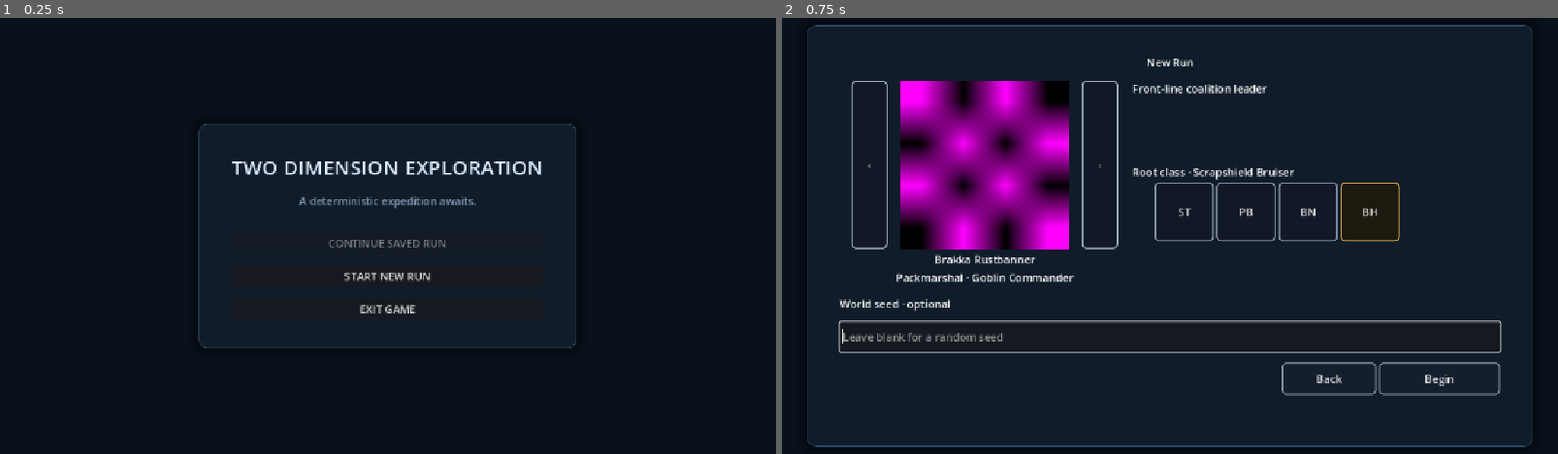
Above: before the commit, frames 1-2 (left to right).
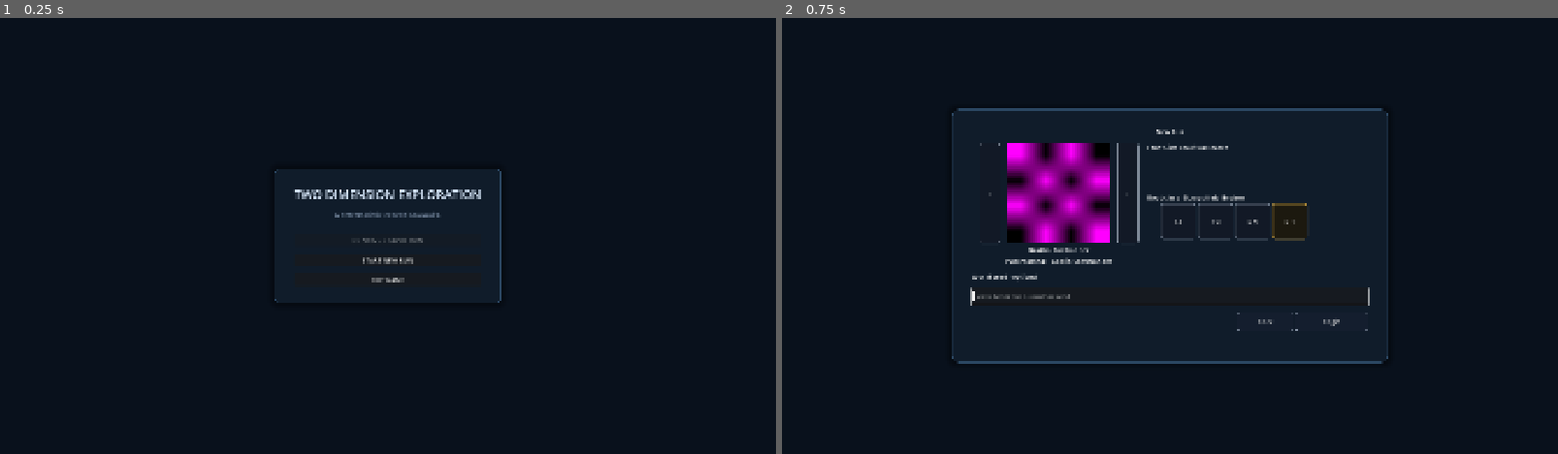
Above: after the commit, the same moments.

Repository: Poostaq/two-dimensional-experiment
Game: Godot game, scene res://Scenes/world_run_start.tscn
The game is run twice, just before and just after one commit, with the same random seed, the same clock (stepped at 60 frames per second) and the same inputs. The engine's default icon, where the game draws it, is replaced by a stand-in: a white triangle on a blue panel in a dark square.
Inputs:
- Up to frame 1 (0.25 s): no input
- Up to frame 2 (0.75 s): click "START NEW RUN" at 0.5 s

The runs differ from the first frame. In frame 1, 2.7% of the frame differs, in the area x 25-75%, y 24-76%; in frame 2, 16%, in the area x 3-97%, y 1-99%.

Commit message:
config: default display to 1920x1080 windowed

Diff:
--- a/project.godot
+++ b/project.godot
@@ -21,6 +21,11 @@
 
 [display]
 
+window/size/viewport_width=1920
+window/size/viewport_height=1080
+window/size/window_width_override=1920
+window/size/window_height_override=1080
+window/size/mode=0
 window/stretch/mode="canvas_items"
 window/stretch/aspect="expand"
 
